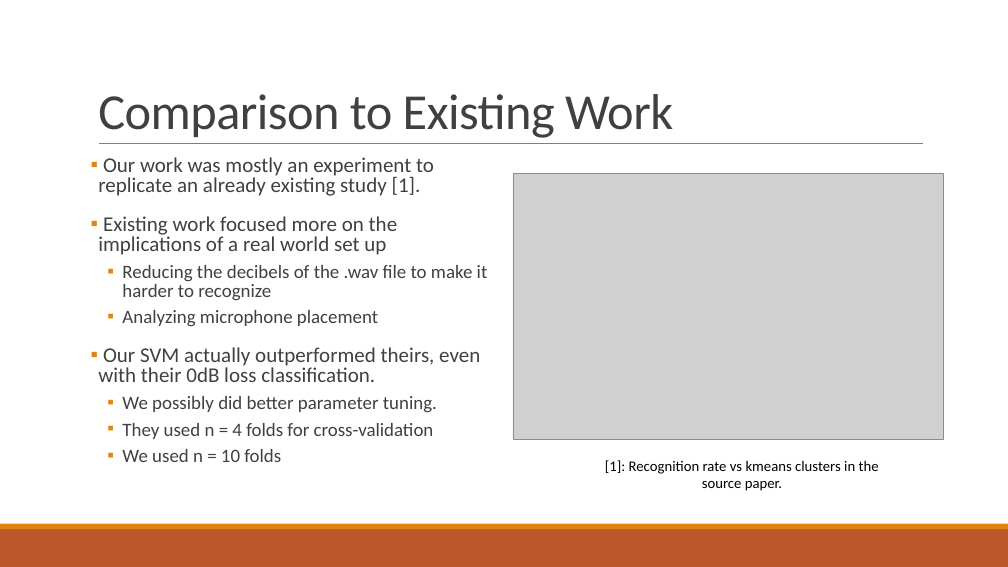
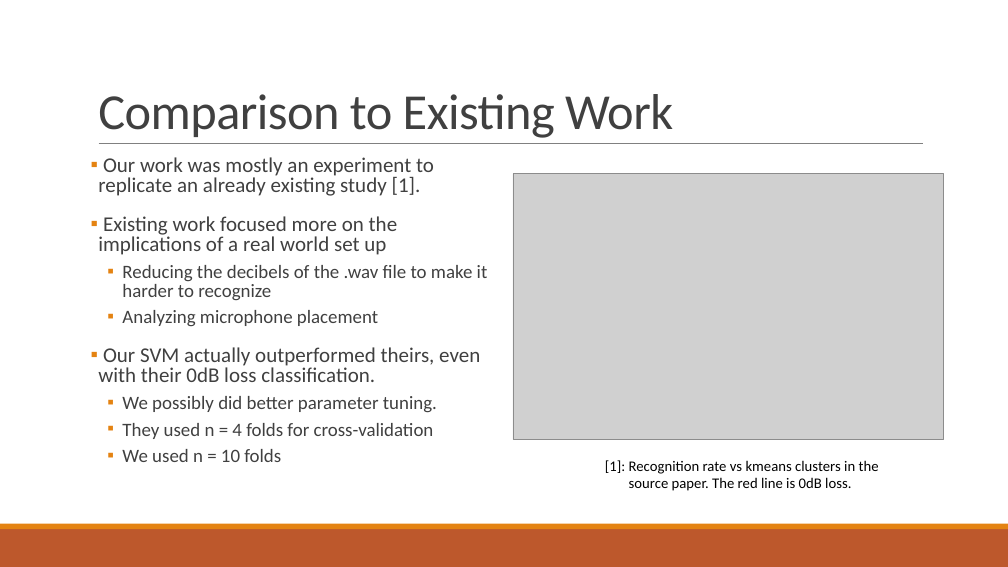
Before and after one commit to crabtreej/CrashAudioClassifier, a slide deck: slide 12 of AI_2_Presentation.pptx (slide 13 before the commit). Drawn at 1008x567 pixels with LibreOffice and Linux fonts; fonts in the diff are those of the drawing; grey boxes stand for pictures. Boxes give left, top, right and bottom in pixels: in the first picture for what was removed or moved away, otherwise in the second. Text is boxed around its words. In the diff, an @@ line names an element or a change of style, - is before the commit and + after.

Commit message:
uwu

```diff
--- a/AI_2_Presentation.pptx
+++ b/AI_2_Presentation.pptx
@@ text at bbox=[605, 460, 879, 491]: text changed @@
-[1]: Recognition rate vs kmeans clusters in the source paper.
+[1]: Recognition rate vs kmeans clusters in the source paper. The red line is 0dB loss.
```
Also in this commit, not shown: 1 slide added, 1 slide removed.
